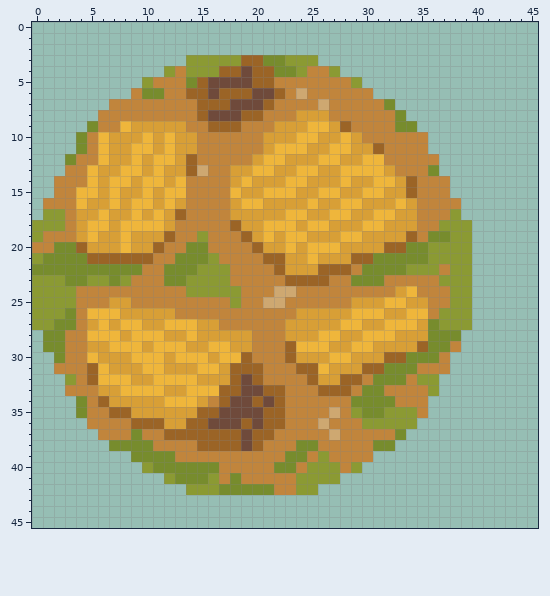
Two states of a pixel-art sprite, textures/pieces/cakes/Field.png. The picture above is the old version.
The file is 46x46 pixels.
The same view after the edit:
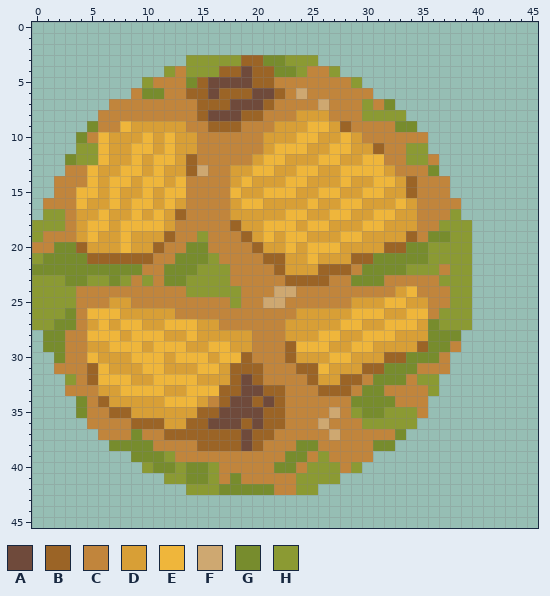
Palette (. is transparent): A #6f4a3b  B #9b6426  C #c1853c  D #d89f36  E #efb63b  F #cea871  G #778c2d  H #8b9a33
Edits made:
@@ x 0..45 @@
  6 .........CGGCCBBABBBAABCFCCCCCC...............
- 7 .......CCCCCCCCBBBAAABCCCCFCCCCCG.............
- 8 ......CCCCCCCCCBAAABBCCCDDDCCCCCCG............
+ 7 .......CCCCCCCCBBBAAABCCCCFCCCHCG.............
+ 8 ......CCCCCCCCCBAAABBCCCDDDCCCHHHH............
  9 .....GCCEDDDDDCCBBBCCCDDDEEDBCCCCGG...........
 10 ....GCEDDDEDEDDCCCCCCDDDEEDDEDCCCCCC..........
-11 ....GCEDDEEDEDDCCCCCCDEEEDDEEDDBCCCC..........
-12 ...GCCEDDEDEEDBCCCCCDEEDDDEEDDEECCCCC.........
+11 ....HHEDDEEDEDDCCCCCCDEEEDDEEDDBCCHH..........
+12 ...GHHEDDEDEEDBCCCCCDEEDDDEEDDEECCHHC.........
 13 ...CCEDDEEDEDDBFCCDDEEDDEEDDEEEEDCCCG.........
@@ x 8..12 @@
 22 GGCCG
-23 HCCCG
+23 HCHCG
 24 CCCCC
@@ x 10..18 @@
 38 GCCCCBBBB
-39 GGGCCCCCC
-40 HGGGGGGCC
-41 ..HGGGHCG
+39 GGHCCCCCC
+40 HGGHGGHCC
+41 ..HHGGHCG
 42 ....HHHGG
Boxes around the changes in both pictures, in picture pixels (x1, y1, x2, y2):
changed: (362, 99, 428, 165)
changed: (76, 143, 98, 165)
changed: (142, 275, 153, 286)
changed: (164, 451, 219, 484)
